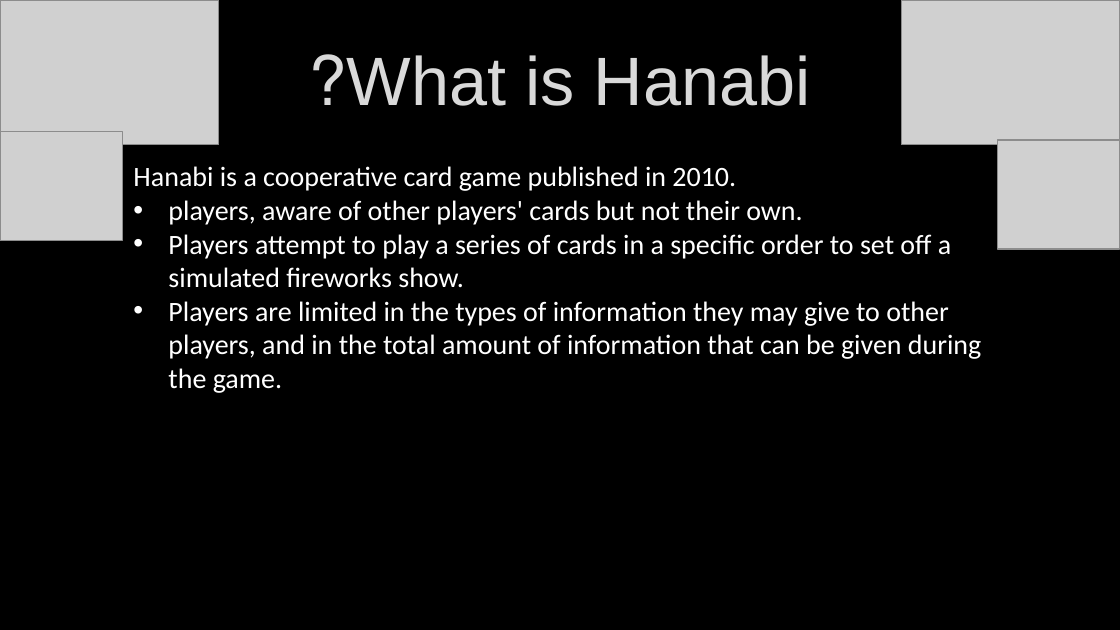
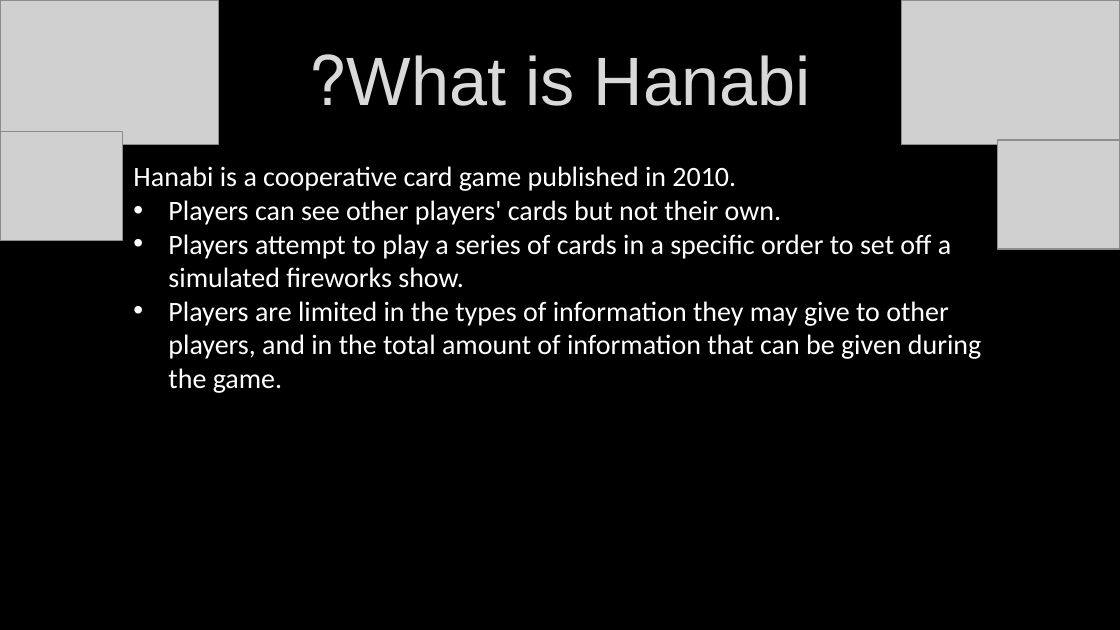
Before and after one commit to Untzi/ec_hanabi, a slide deck: slide 2 of hanabi (1).pptx. Drawn at 1120x630 pixels with LibreOffice and Linux fonts; fonts in the diff are those of the drawing; grey boxes stand for pictures. Boxes give left, top, right and bottom in pixels: in the first picture for what was removed or moved away, otherwise in the second. Text is boxed around its words. In the diff, an @@ line names an element or a change of style, - is before the commit and + after.

```diff
--- a/hanabi (1).pptx
+++ b/hanabi (1).pptx
@@ text at <box>168,200,781,225</box>: text changed @@
-• players, aware of other players' cards but not their own.
+• Players can see other players' cards but not their own.
```
Also in this commit, not shown: 6 other slides changed.
